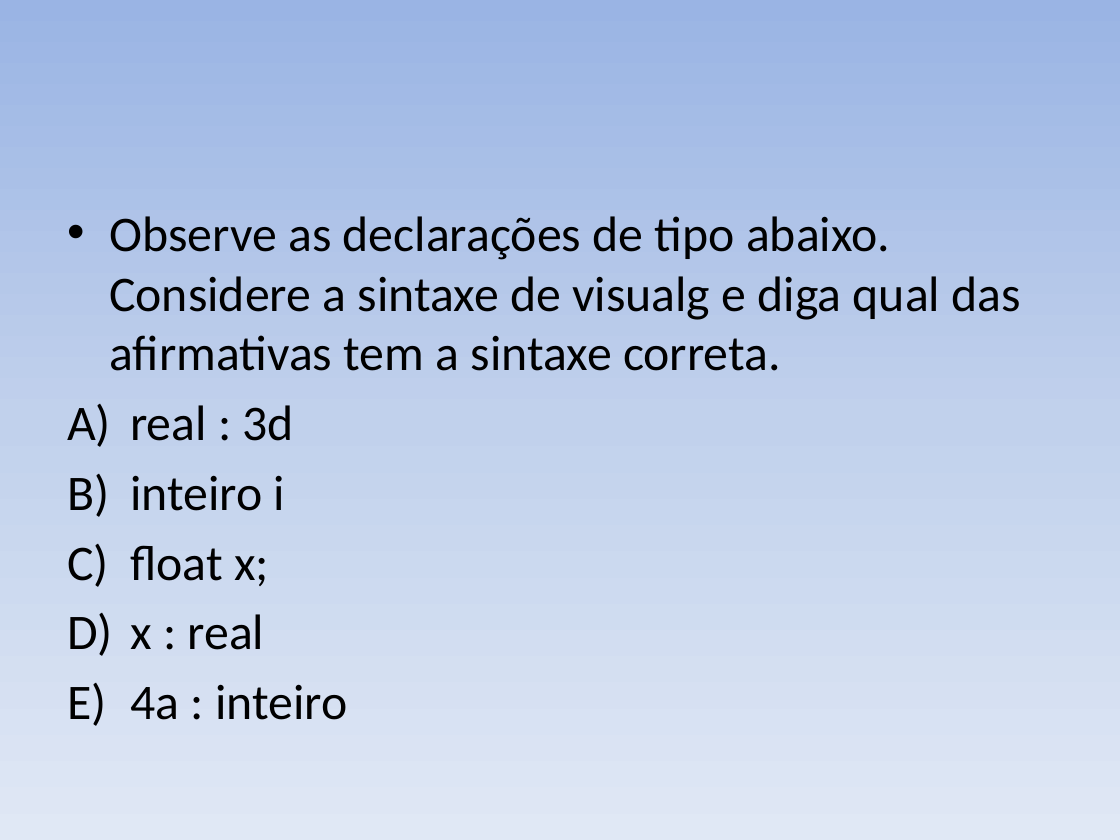
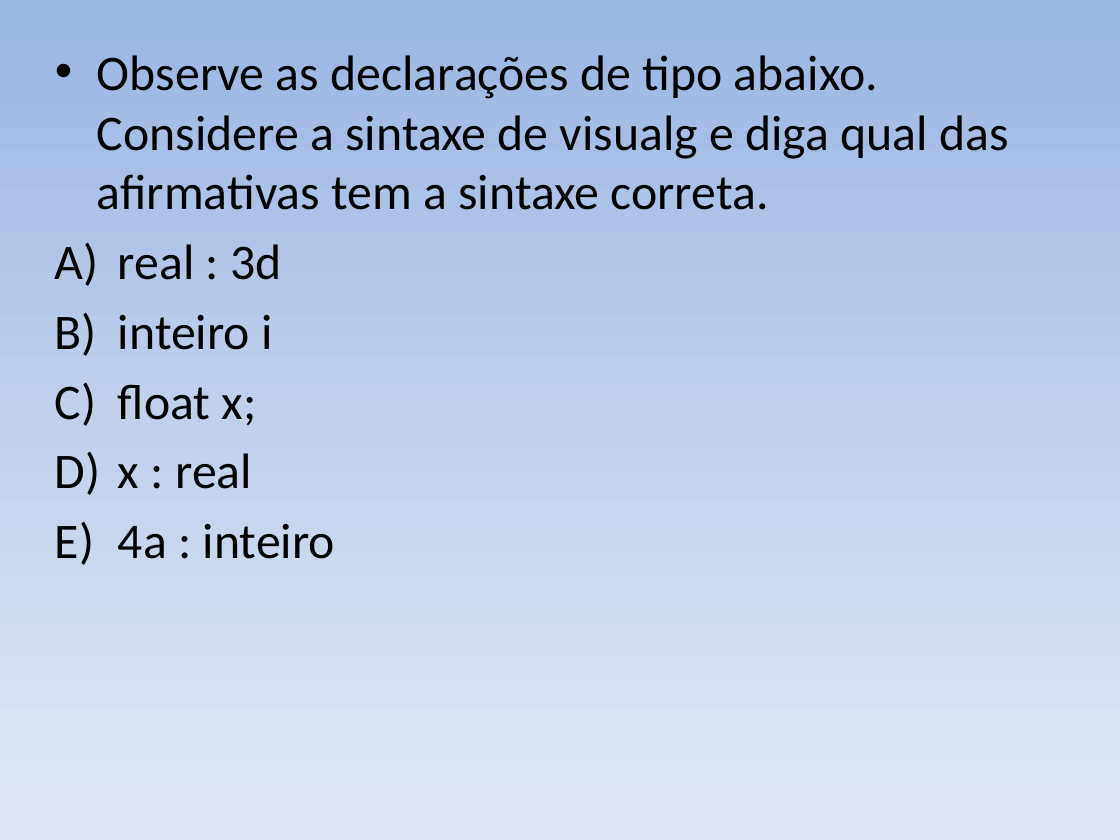
Before and after one commit to italo2403/AULA_L-GICA_PROGRAMA-O, a slide deck: slide 4 of EXERCÍCIOS.pptx (slide 5 before the commit). Drawn at 1120x840 pixels with LibreOffice and Linux fonts; fonts in the diff are those of the drawing. Boxes give left, top, right and bottom in pixels: in the first picture for what was removed or moved away, otherwise in the second. Text is boxed around its words. In the diff, an @@ line names an element or a change of style, - is before the commit and + after.

```diff
--- a/EXERCÍCIOS.pptx
+++ b/EXERCÍCIOS.pptx
@@ text "Observe as declarações de tipo ...": place and size @@
-text "Observe as declarações de tipo ..." at box(109, 216, 1021, 720)
+text "Observe as declarações de tipo ..." at box(97, 55, 1008, 559)
```
Also in this commit, not shown: 10 other slides changed, 4 slides added, 7 slides removed, 3 other files.
